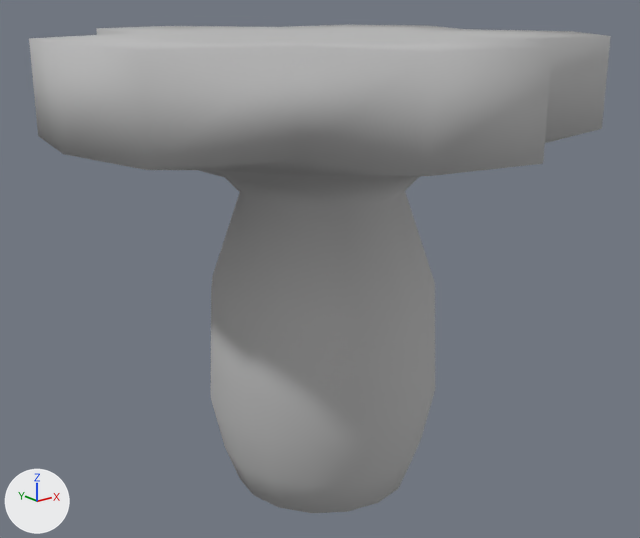
A saved change to the Blender file Assets/Art/Platforms/Shroom_platforms/platform_shroom9.blend.
Both versions are drawn from a camera (50 mm lens) standing at (-4.02, -5.0, 3.6) and looking at (0.01, 0.03, 1.59). The axes (+X, +Y, +Z) are drawn at lower left. The lights are the same throughout.

In view in the first picture: 'platform_shroom9'.
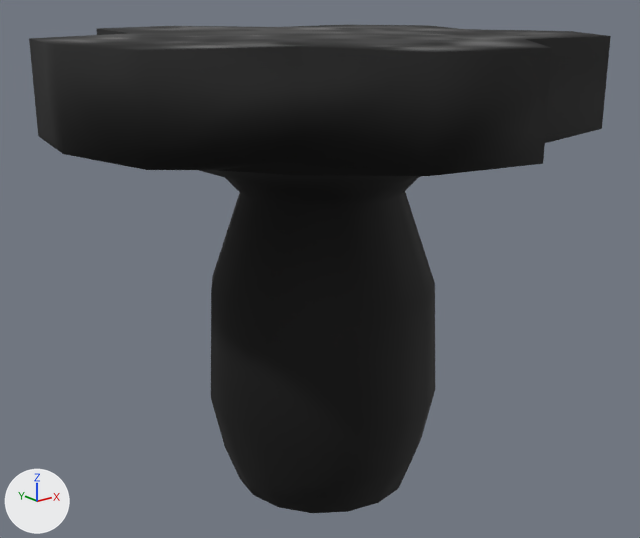
Edits to the scene script, one JSON object a line:
```json
{"op": "add", "block": "img_ps9", "code": ["img_ps9 = load_image('ps9', 'ps9.png', 1024, 1024, 'sRGB')"]}
{"op": "remove", "block": "mat_material", "code": "mat_material.base_color = (0.5, 0.5, 0.5)  # grey #bcbcbc"}
{"op": "add", "block": "mat_material", "code": "mat_material.texture = img_ps9"}
```

What differs and where, as boxes [x1, y1, x2, y2] in the pictures (640 x 538 px):
```json
{"object": "platform_shroom9", "change": "surface changed", "before": [29, 25, 611, 513], "after": [29, 25, 611, 513], "on screen": "grey to black"}
```
